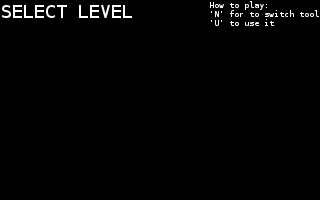
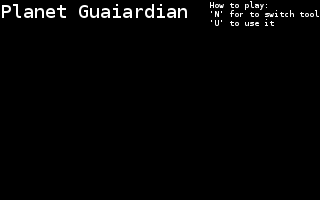
Layers edited between the first and the second 320 × 200 image:
renamed "SELECT LEVEL" to "Planet Guaiardian", painted on it over [2, 4, 187, 18]
